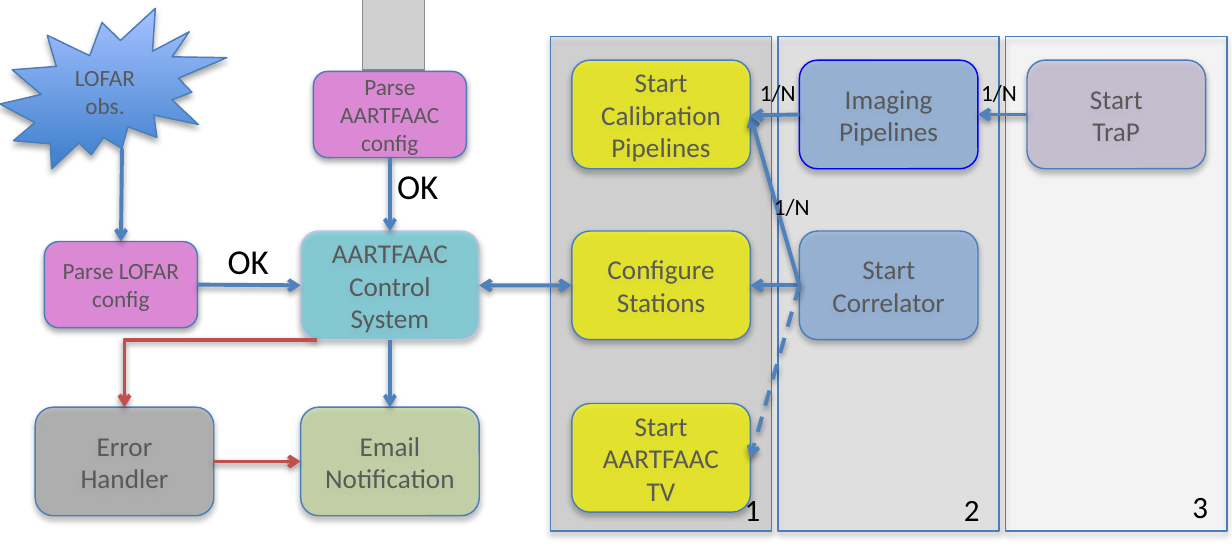
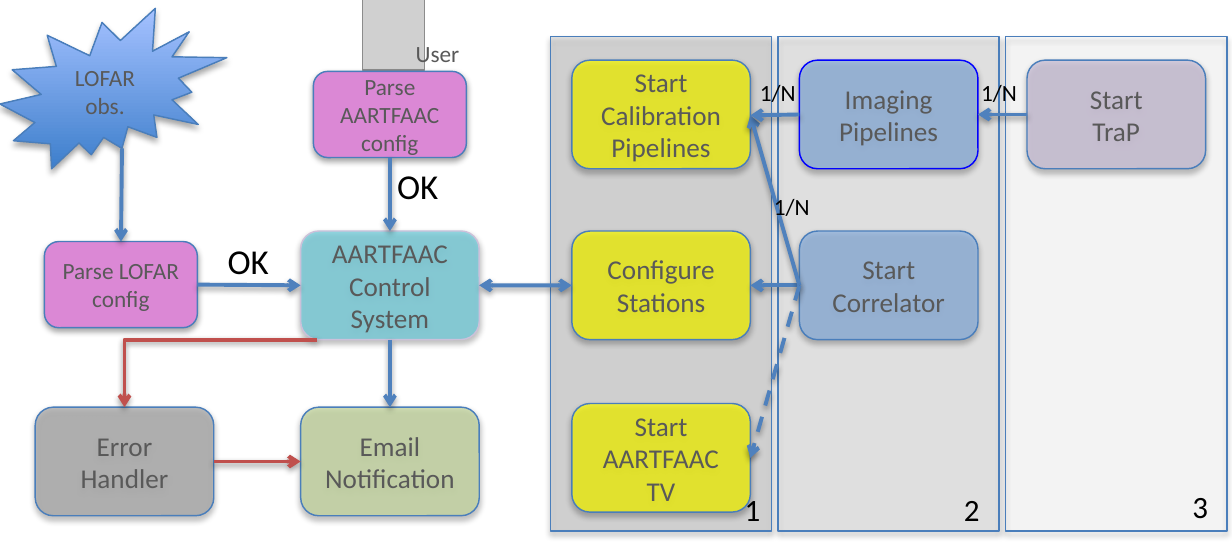
Before and after one commit to hsuyeep/AARTFAAC_sys_design, a slide deck: slide 1 of Figs/aartfaac_control_system.pptx. Drawn at 1232x550 pixels with LibreOffice and Linux fonts; fonts in the diff are those of the drawing; grey boxes stand for pictures. Boxes give left, top, right and bottom in pixels: in the first picture for what was removed or moved away, otherwise in the second. Text is boxed around its words. In the diff, an @@ line names an element or a change of style, - is before the commit and + after.

```diff
--- a/Figs/aartfaac_control_system.pptx
+++ b/Figs/aartfaac_control_system.pptx
@@ text added at [416,42,460,68], 12 pt, text #595959 @@
+User
```
Also in this commit, not shown: 2 other files.
